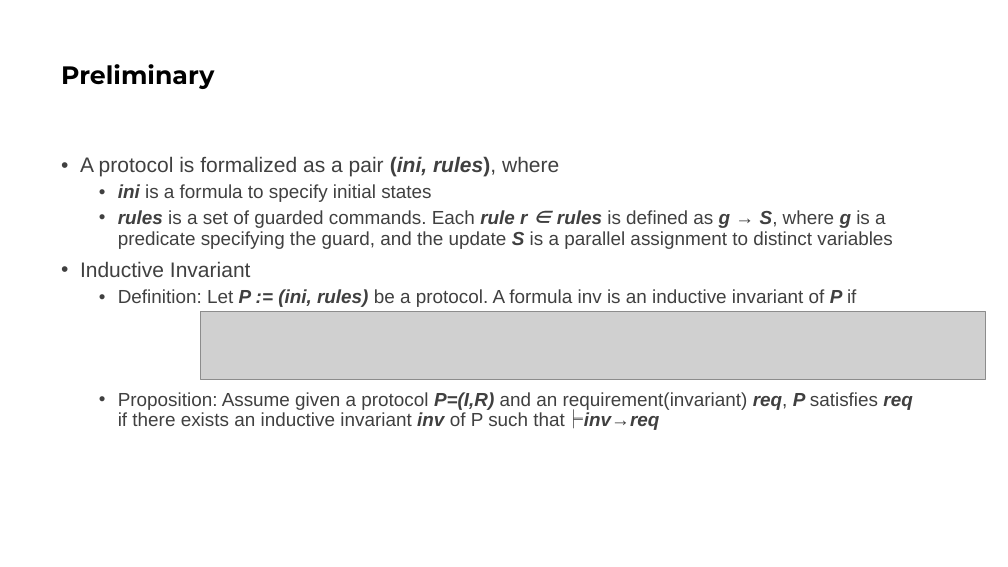
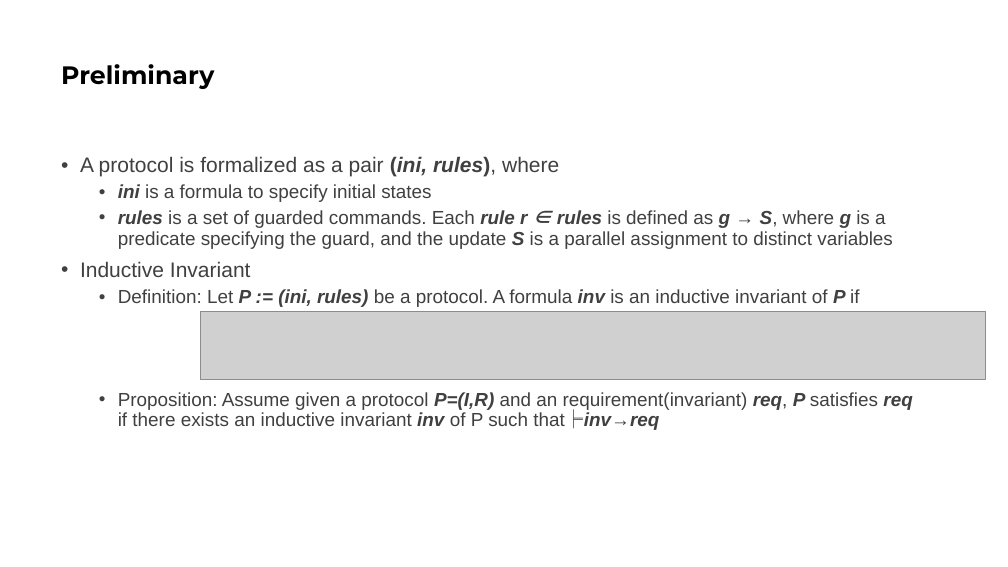
Before and after one commit to bacmive/paper_notes, a slide deck: slide 4 of notes9-paraverifier.pptx. Drawn at 1008x567 pixels with LibreOffice and Linux fonts; fonts in the diff are those of the drawing; grey boxes stand for pictures. Boxes give left, top, right and bottom in pixels: in the first picture for what was removed or moved away, otherwise in the second. Text is boxed around its words. In the diff, an @@ line names an element or a change of style, - is before the commit and + after.

```diff
--- a/notes9-paraverifier.pptx
+++ b/notes9-paraverifier.pptx
@@ text at (x1=118, y1=289, x2=859, y2=307): bold on, italic on in "inv" @@
```
Also in this commit, not shown: 2 other slides changed, 12 slides added, 7 slides removed, 1 other file.
